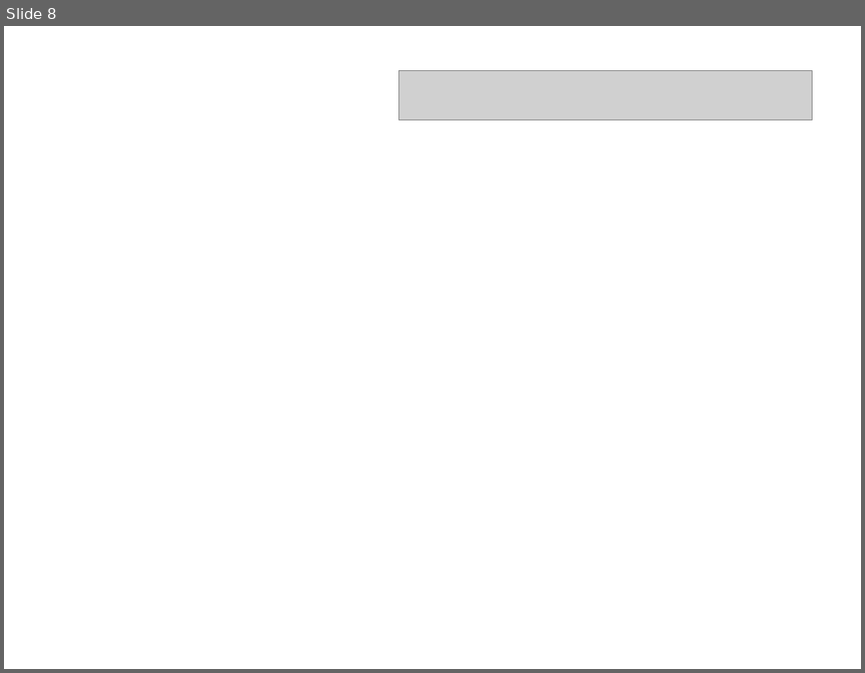
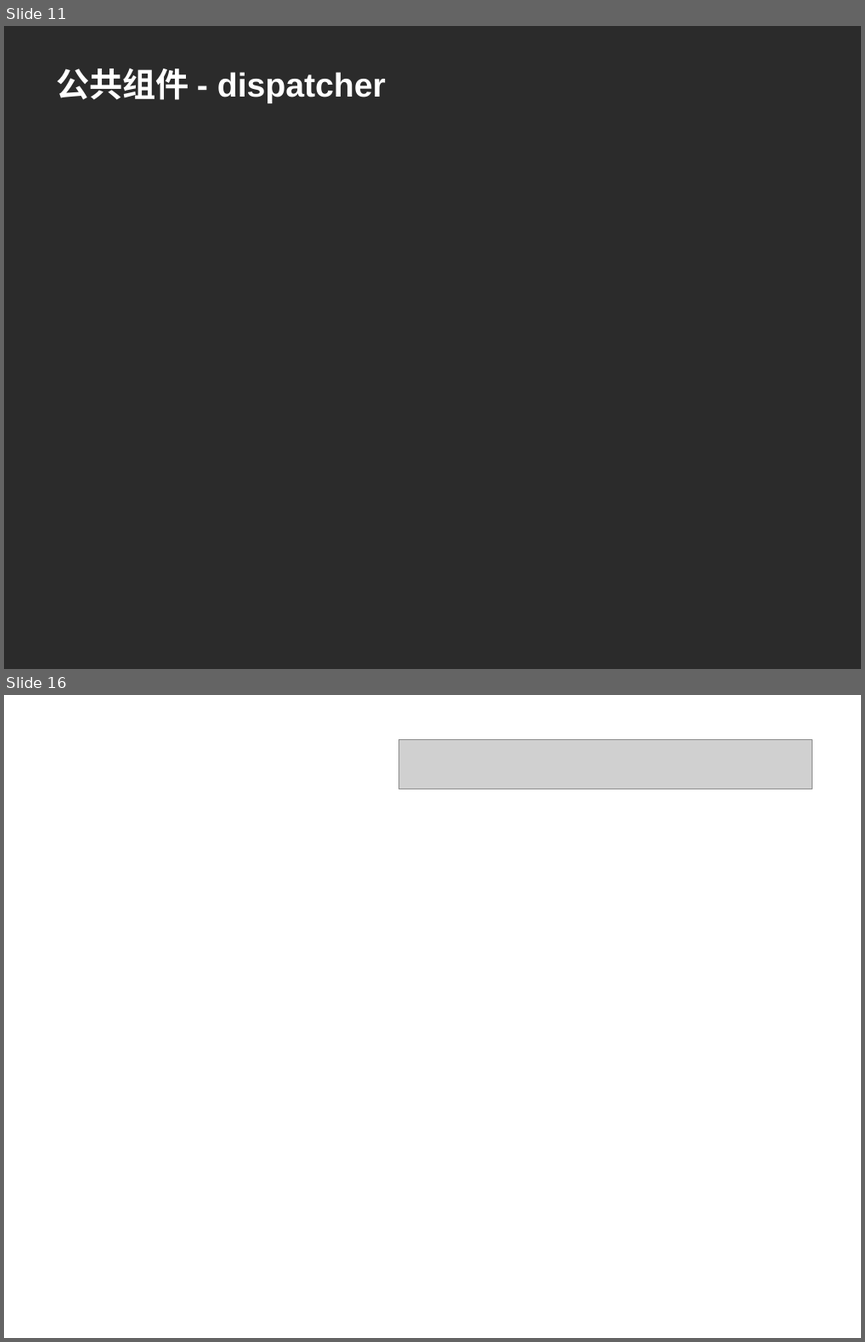
Before and after one commit to machicao2013/mooon, a slide deck: distributed_platform/docs/mooon.ppt. Shown one above the other, each under a label of ours: slide 8 before the commit, slides 11 and 16 after it; the slides between them are not shown. The pictures are 865x673 and 865x1342 pixels, drawn with LibreOffice and Linux fonts; fonts in the diff are those of the drawing; grey boxes stand for pictures; background and template pictures are left out; a plain dark background stands for a picture behind light text. Boxes give left, top, right and bottom in pixels: in the first picture for what was removed or moved away, otherwise in the second. Text is boxed around its words. In the diff, an @@ line names an element or a change of style, - is before the commit and + after.

```diff
--- a/distributed_platform/docs/mooon.ppt
+++ b/distributed_platform/docs/mooon.ppt
@@ slide 11 added at [4,26,861,669], background picture (left out) @@
@@ title added at [57,68,386,103], 28 pt, text #FFFFFF, bold @@
+公共组件 - dispatcher
@@ what was slide 8 is now slide 16 @@
```
Also in this commit, not shown: 3 slides changed, 7 other slides added.
